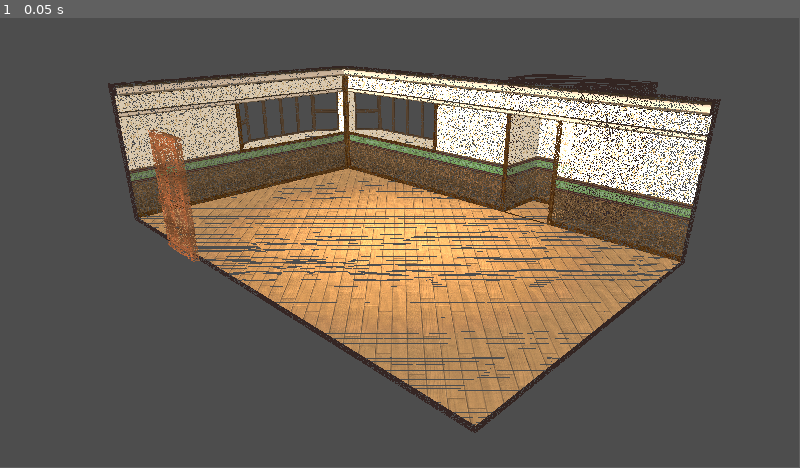
Above: before the commit, frame 1.
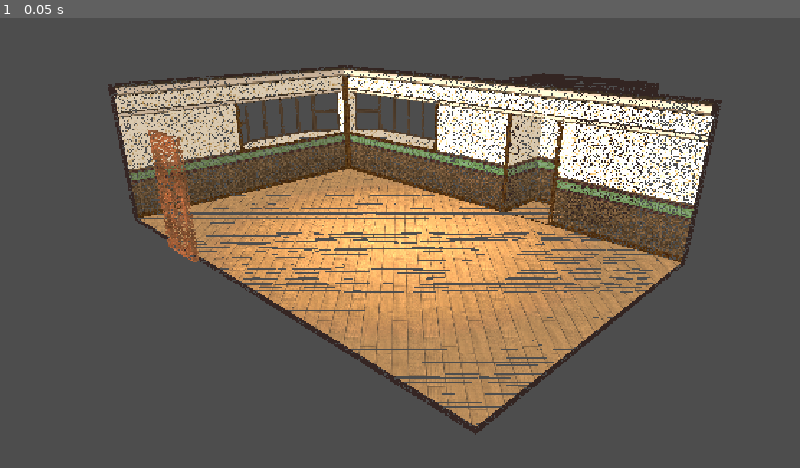
Above: after the commit, the same moment.

Repository: igorsaux/osaka-remaster
Game: Godot game, scene res://scenes/home.tscn
Two runs of this game, one before a commit and one after it. Both use one fixed random seed, a clock stepped at 60 frames per second and the inputs below.
Inputs:
- Up to frame 1 (0.05 s): no input
In our replay, the window is 799x449 before the commit and 800x450 after it. These sizes can differ from the game's own. Grey fills any space a smaller window leaves; there, only what the larger window draws over its background counts as a difference.

The runs differ from the first frame. In frame 1, 16% of the frame differs, in the area x 13-91%, y 10-93%.

Commit message:
adjust project settings

Diff:
--- a/project.godot
+++ b/project.godot
@@ -10,10 +10,14 @@
 
 [application]
 
-config/name="OsakaRemaster"
+config/name="Kasuga Ayumu no Tsuhan Seikatsu Remake"
 run/main_scene="uid://0cq65fhijxw3"
 config/features=PackedStringArray("4.6", "GL Compatibility")
 config/icon="res://icon.svg"
+
+[display]
+
+window/stretch/mode="canvas_items"
 
 [physics]
 
